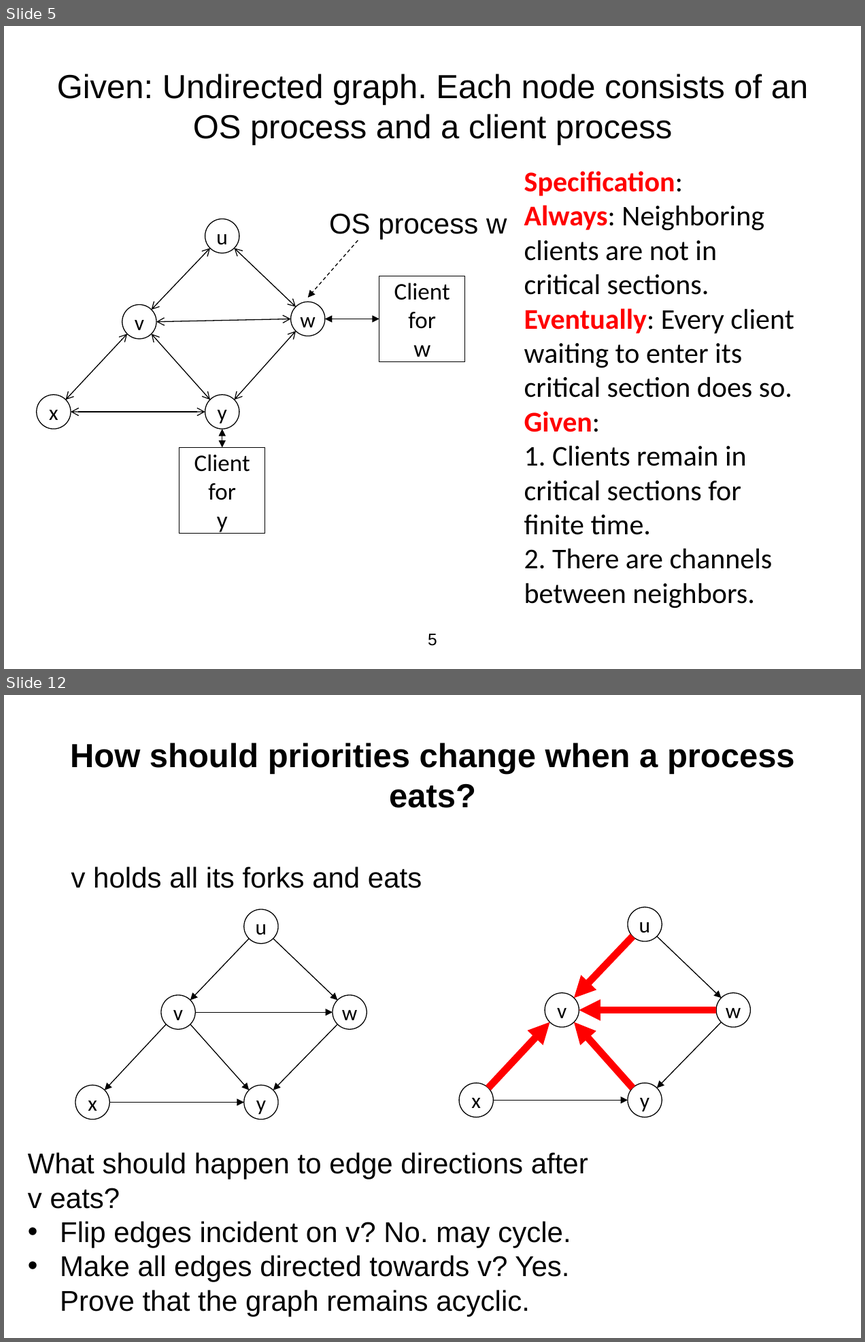
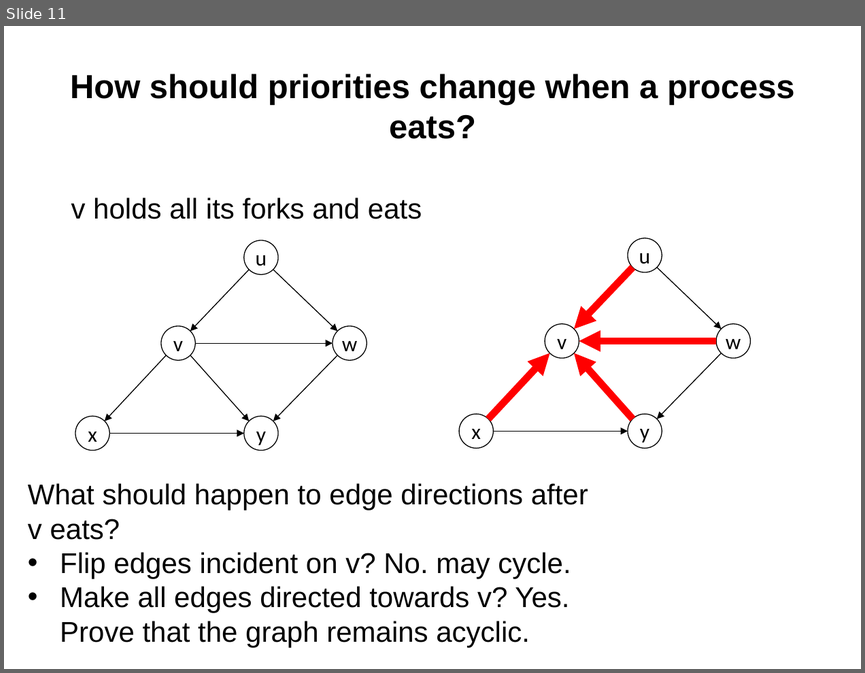
Before and after one commit to kmchandy/kmchandy.github.io, a slide deck: DiningPhilosophers/DiningPhilosophers.pptx. Shown one above the other, each under a label of ours: slides 5 and 12 before the commit, slide 11 after it; the slides between them are not shown. The pictures are 865x1342 and 865x673 pixels, drawn with LibreOffice and Linux fonts; fonts in the diff are those of the drawing. Boxes give left, top, right and bottom in pixels: in the first picture for what was removed or moved away, otherwise in the second. Text is boxed around its words. In the diff, an @@ line names an element or a change of style, - is before the commit and + after.

```diff
--- a/DiningPhilosophers/DiningPhilosophers.pptx
+++ b/DiningPhilosophers/DiningPhilosophers.pptx
@@ slide 5 removed at (4,26,861,669), background #FFFFFF @@
@@ title removed at (57,74,808,145) @@
-Given: Undirected graph. Each node consists of an OS process and a client process
@@ text removed at (524,171,794,608) @@
-Specification:
-Always: Neighboring clients are not in critical sections.
-Eventually: Every client waiting to enter its critical section does so.
-Given:
-1. Clients remain in critical sections for finite time.
-2. There are channels between neighbors.
@@ ellipse removed at (205,219,239,253) @@
-u
@@ text removed at (329,213,507,240) @@
-OS process w
@@ double arrow removed from (211, 248) to (152, 310) @@
@@ double arrow removed from (235, 248) to (296, 307) @@
@@ arrow removed from (358, 240) to (308, 297) @@
@@ rectangle removed at (379,276,465,362) @@
-Client
-for
-w
@@ ellipse removed at (122,305,156,339) @@
-v
@@ ellipse removed at (291,302,325,336) @@
-w
@@ double arrow removed from (156, 322) to (291, 319) @@
@@ double arrow removed from (296, 331) to (235, 399) @@
@@ double arrow removed from (325, 319) to (379, 319) @@
@@ double arrow removed from (127, 333) to (66, 399) @@
@@ double arrow removed from (152, 333) to (211, 399) @@
@@ ellipse removed at (37,395,71,429) @@
-x
@@ double arrow removed from (71, 412) to (205, 412) @@
@@ ellipse removed at (205,395,239,429) @@
-y
@@ double arrow removed from (222, 429) to (222, 448) @@
@@ rectangle removed at (179,448,265,533) @@
-Client
-for
-y
@@ page number removed at (428,633,437,645) @@
-5
@@ what was slide 12 is now slide 11 @@
```
Also in this commit, not shown: 12 slides changed, 3 slides added, 5 other slides removed, 29 other files.
